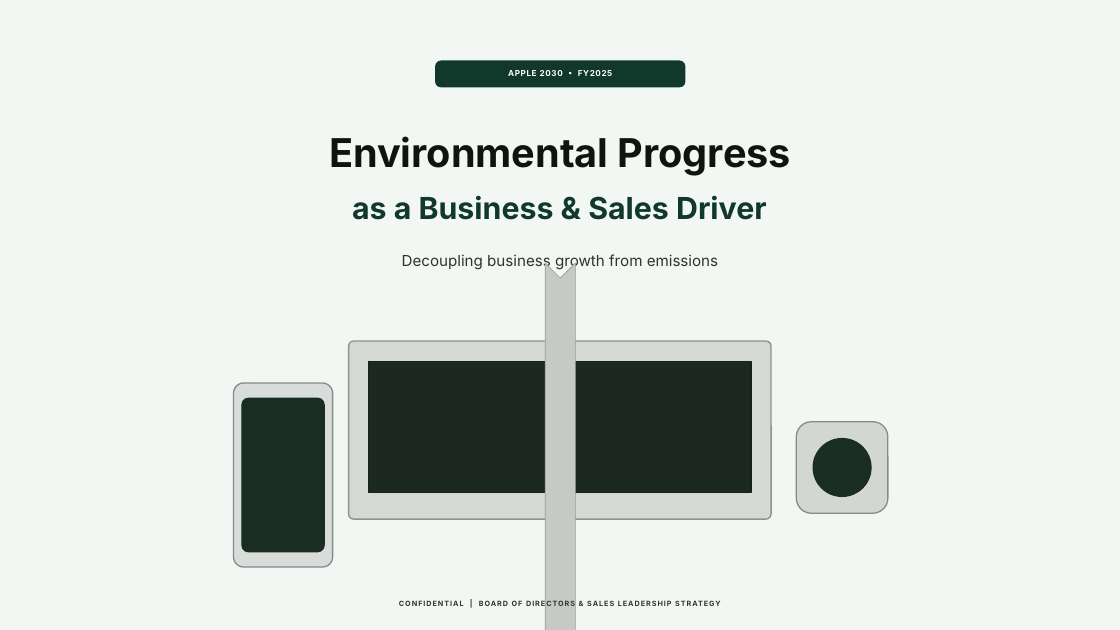
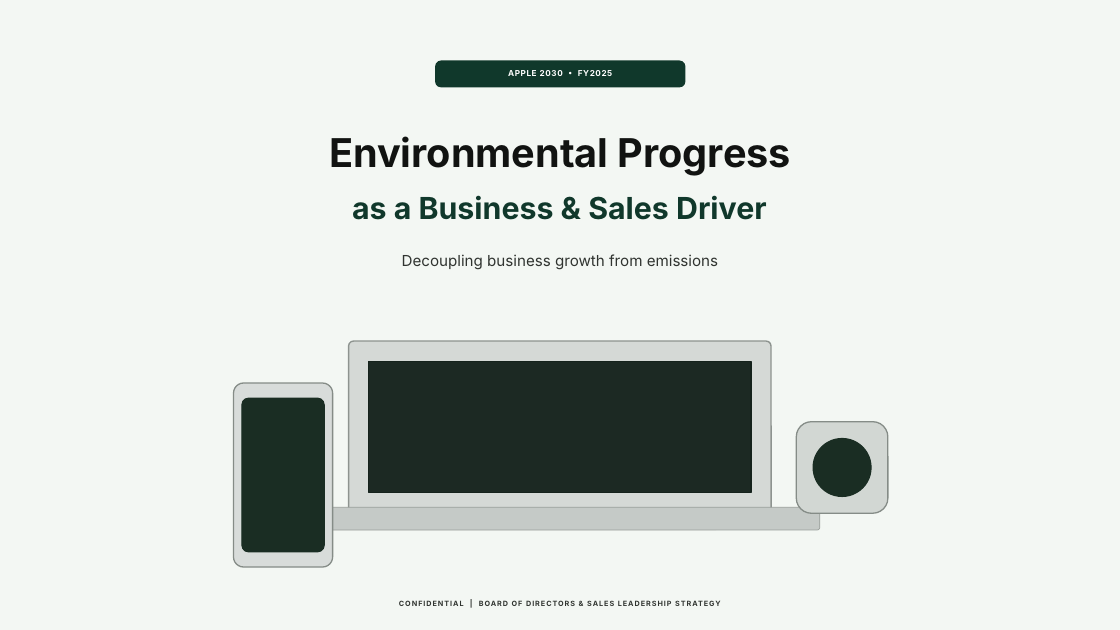
Before and after one commit to garlobrian52/skills, a slide deck: slide 1 of deliverables/Apple_FY2025_Environmental_Progress_Business_Sales_Driver.pptx. Drawn at 1120x630 pixels with LibreOffice and Linux fonts; fonts in the diff are those of the drawing; background and template pictures are left out. Boxes give left, top, right and bottom in pixels: in the first picture for what was removed or moved away, otherwise in the second. Text is boxed around its words. In the diff, an @@ line names an element or a change of style, - is before the commit and + after.

```diff
--- a/deliverables/Apple_FY2025_Environmental_Progress_Business_Sales_Driver.pptx
+++ b/deliverables/Apple_FY2025_Environmental_Progress_Business_Sales_Driver.pptx
@@ rounded rectangle at box(301, 507, 820, 530): chevron to rounded rectangle; rotation 90 to 0 degrees @@
```
Also in this commit, not shown: 3 other slides changed.
